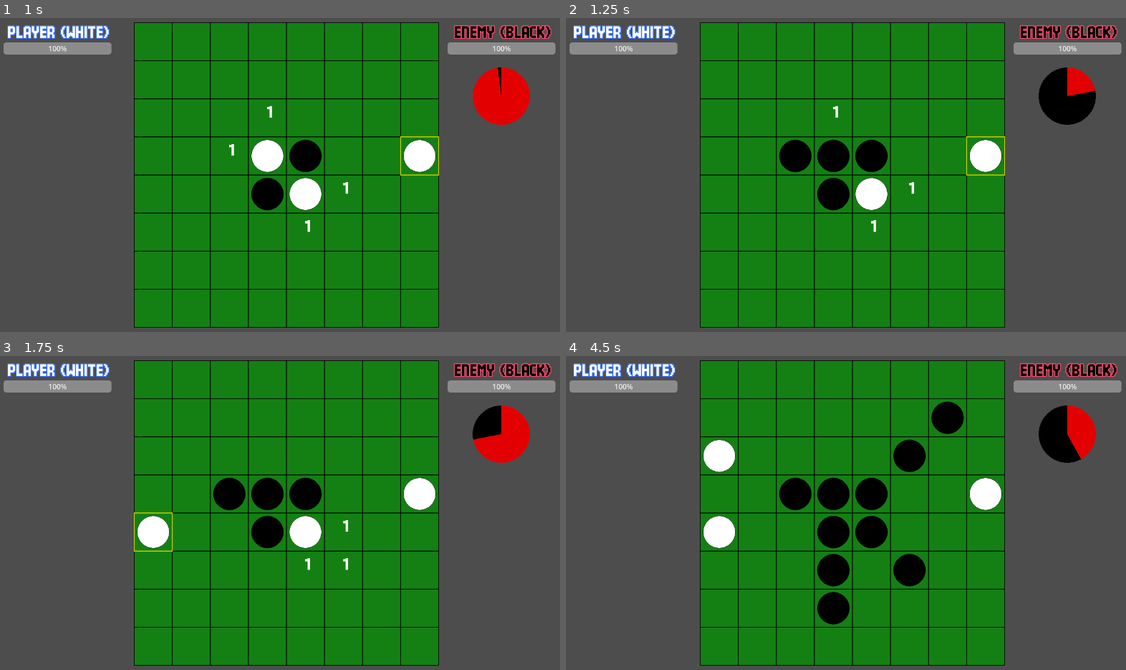
Above: before the commit, frames 1-4 (two rows, left to right).
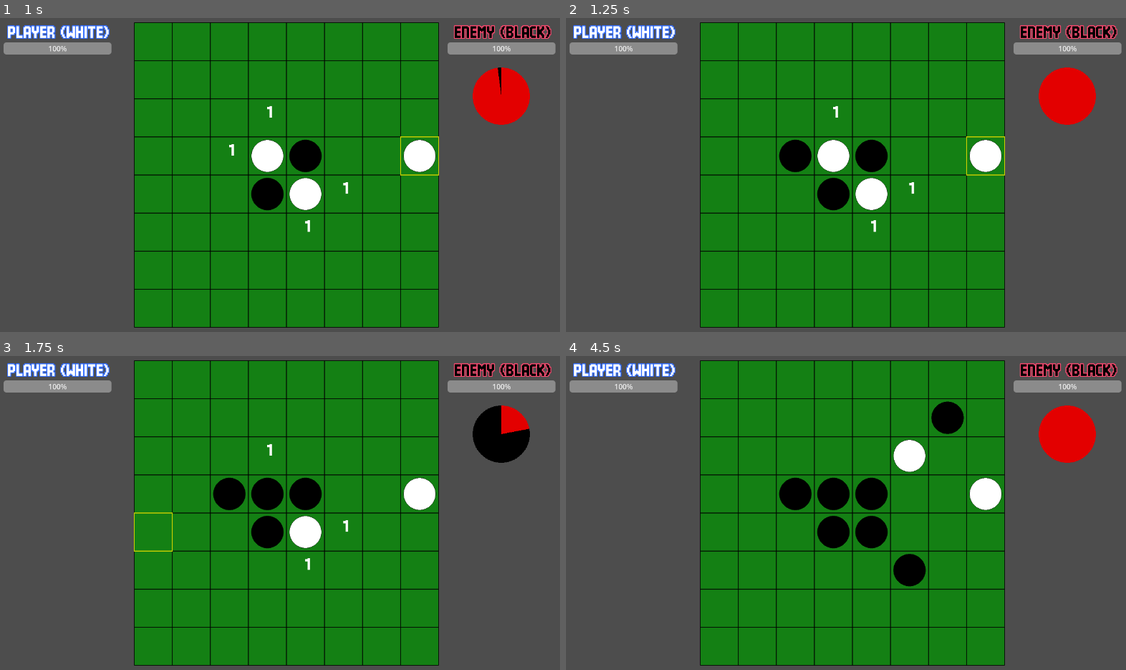
Above: after the commit, the same moments.

Repository: syun77/gd_realtime_reversi
Game: Godot game, scene res://src/scenes/Main.tscn
The game is run twice, just before and just after one commit, with the same random seed, the same clock (stepped at 60 frames per second) and the same inputs.
Inputs (mouse positions are in pixels of both pictures, inside the frame that each line leads up to):
- Up to frame 1 (1 s): move the mouse to (414, 159) at 0.52 s; click (414, 159) at 0.6 s
- Up to frame 2 (1.25 s): no input
- Up to frame 3 (1.75 s): move the mouse to (173, 528) at 1.27 s; click (173, 528) at 1.35 s
- Up to frame 4 (4.5 s): move the mouse to (907, 440) at 2.02 s; click (907, 440) at 2.1 s; move the mouse to (823, 578) at 2.77 s; click (823, 578) at 2.85 s; move the mouse to (1025, 560) at 3.52 s; click (1025, 560) at 3.6 s; move the mouse to (678, 465) at 4.27 s; click (678, 465) at 4.35 s

Frame 1 is identical in both runs. In frame 2, 1.6% of the frame differs, in the area x 44-95%, y 15-50%; in frame 3, 1.3%; in frame 4, 3.2%, in the area x 24-93%, y 15-86%.

Commit message:
敵の手番を実装中

Diff:
--- /dev/null
+++ b/gd-realtime-reversi/src/objects/Particle.gd
@@ -0,0 +1,72 @@
+extends Sprite2D
+# ================================================
+# パーティクルクラス.
+# ================================================
+class_name Particle
+
+const IMG_RING = preload("res://assets/images/ring.png") # リングのテクスチャ.
+const IMG_CIRCLE = preload("res://assets/images/circle.png") # 円のテクスチャ.
+
+enum eType {
+	RING, # リング.
+	CIRCLE, # 円.
+}
+
+var _type := eType.RING # パーティクルの種類.
+var _timer := 0.0 # タイマー.
+var _duration := 1.0 # パーティクルの持続時間.
+var _velocity := Vector2.ZERO # 速度.
+var _decay := 0.97 # 速度減衰率.
+var _color := Color(1, 1, 1, 1) # 色.
+var _base_scale := 1.0 # 基本スケール値.
+var _max_scale := 1.0 # 最大拡大スケール値.
+
+# 速度設定.
+func set_velocity(deg: float, speed: float, decay: float) -> void:
+	var rad := deg_to_rad(deg)
+	_velocity = Vector2(cos(rad), -sin(rad)) * speed
+	_decay = decay
+
+# 最大拡大スケール値の設定.
+func set_max_scale(max_scale: float) -> void:
+	_max_scale = max_scale
+
+# セットアップ.
+func setup(type: eType, duration: float, pos: Vector2, sc: float, color: Color) -> void:
+	_type = type
+	position = pos
+	_color = color
+	_duration = duration
+	_timer = 0.0
+	_base_scale = sc
+	scale = Vector2.ONE * _base_scale
+
+func _ready() -> void:
+	# 初期化処理.
+	match _type:
+		eType.RING:
+			texture = IMG_RING # リングのテクスチャ.
+		eType.CIRCLE:
+			texture = IMG_CIRCLE # 円のテクスチャ.
+
+func _get_rate() -> float:
+	return _timer / _duration
+
+func _process(delta: float) -> void:
+	_timer += delta
+	if _timer >= _duration:
+		queue_free() # パーティクルの寿命が尽きたら削除
+		return
+
+	# 位置の更新.
+	_velocity *= _decay # 速度の減衰.
+	position += _velocity * delta
+
+	match _type:
+		eType.RING:
+			var d = _max_scale - _base_scale
+
+			scale = Vector2.ONE * Easing.expo_out(d * _get_rate()) # 拡大.
+			modulate.a = 1.0 - _get_rate() # 徐々に透明に.
+		_:
+			pass
--- /dev/null
+++ b/gd-realtime-reversi/src/objects/Particle.tscn
@@ -0,0 +1,8 @@
+[gd_scene format=3 uid="uid://cj81dut0kmtmo"]
+
+[ext_resource type="Texture2D" uid="uid://o7bfs6f7i854" path="res://assets/images/ring.png" id="1_2qke0"]
+[ext_resource type="Script" uid="uid://bf12obovpcl8l" path="res://src/objects/Particle.gd" id="2_t3rxp"]
+
+[node name="Particle" type="Sprite2D" unique_id=766349239]
+texture = ExtResource("1_2qke0")
+script = ExtResource("2_t3rxp")
--- a/gd-realtime-reversi/src/scenes/Main.gd
+++ b/gd-realtime-reversi/src/scenes/Main.gd
@@ -22,6 +22,7 @@
 
 var _state := StateObj.new() # 状態オブジェクト.
 var _turn := Disc.eType.WHITE # 現在のターン.
+var _enemy_place_pos := Vector2i.ZERO
 
 # 開始.
 func _ready() -> void:
@@ -104,9 +105,15 @@
 		ret.shuffle() # 置ける場所をランダムにシャッフル.
 		var pos := ret[0] # 最初の場所を選択.
 		_board.place_disc(pos.x, pos.y, TYPE_ENEMY) # 石を配置.
+		_enemy_place_pos = pos # 敵が石を置いた場所を保存.
+		return
+
+	if _state.get_timer() > 0.5: # 石を置いてから0.5秒後にひっくり返す.
+		var pos = _enemy_place_pos
 		var list = _board.calc_flip_positions(pos.x, pos.y, TYPE_ENEMY) # 置いた石を基準に盤面の石をひっくり返す.
 		for pos2 in list:
 			_board.place_disc(pos2.x, pos2.y, TYPE_ENEMY) # 石を配置（ひっくり返す）
+
 		Common.reset_enemy_atb() # 敵のATBゲージをリセット.
 		_state.change(eState.MAIN) # プレイヤーのターンに移行
 
--- /dev/null
+++ b/gd-realtime-reversi/src/utils/Easing.gd
@@ -0,0 +1,279 @@
+# ===================================
+# イージング関数定義
+# ===================================
+class_name Easing
+
+enum eType {
+	LINEAR, # 線形
+	QUAD_IN,   # 二次関数
+	QUAD_OUT,
+	QUAD_INOUT,
+	CUBE_IN,   # 三次関数
+	CUBE_OUT,
+	CUBE_INOUT,
+	QUART_IN,  # 四次関数
+	QUART_OUT,
+	QUART_INOUT,
+	QUINT_IN,  # 五次関数
+	QUINT_OUT,
+	QUINT_INOUT,
+	SMOOTH_STEP_IN,   # スムーズ曲線
+	SMOOTH_STEP_OUT,
+	SMOOTH_STEP_INOUT,
+	SMOOTHER_STEP_IN, # よりスムーズな曲線
+	SMOOTHER_STEP_OUT,
+	SMOOTHER_STEP_INOUT,
+	SIN_IN,    # SIN関数
+	SIN_OUT,
+	SIN_INOUT,
+	BOUNCE_IN, # バウンス
+	BOUNCE_OUT,
+	BOUNCE_INOUT,
+	CIRC_IN,   # サークル
+	CIRC_OUT,
+	CIRC_INOUT,
+	EXPO_IN,   # 指数関数
+	EXPO_OUT,
+	EXPO_INOUT,
+	BACK_IN,   # バック
+	BACK_OUT,
+	BACK_INOUT,
+	ELASTIC_IN, # 弾力関数
+	ELASTIC_OUT,
+	ELASTIC_INOUT,
+}
+
+# 一次関数
+static func linear(t:float) -> float:
+	return t
+
+# 二次関数
+static func quad_in(t:float) -> float:
+	return t * t
+static func quad_out(t:float) -> float:
+	return -t * (t - 2)
+static func quad_in_out(t:float) -> float:
+	if t <= 0.5:
+		return t * t * 2
+	else:
+		return 1 - (t - 1) * (t - 1) * 2
+
+# 三次関数
+static func cube_in(t:float) -> float:
+	return t * t * t
+static func cube_out(t:float) -> float:
+	return 1 + (t - 1) * (t - 1) * (t - 1)
+static func cube_in_out(t:float) -> float:
+	if t <= 0.5:
+		return t * t * t * 4
+	else :
+		return 1 + (t - 1) * (t - 1) * (t - 1) * 4
+
+# 四次関数
+static func quart_in(t:float) -> float:
+	return t * t * t * t
+static func quart_out(t:float) -> float:
+	return 1 - (t - 1) * (t - 1) * (t - 1) * (t - 1)
+static func quart_in_out(t:float) -> float:
+	if t <= 0.5:
+		return t * t * t * t * 8
+	else:
+		t = t * 2 - 2
+		return (1 - t * t * t * t) / 2 + 0.5
+
+# 五次関数
+static func quint_in(t:float) -> float:
+	return t * t * t * t * t
+static func quint_out(t:float) -> float:
+	t = t - 1
+	return t * t * t * t * t + 1
+static func quint_in_out(t:float) -> float:
+	t *= 2
+	if (t < 1):
+		return (t * t * t * t * t) / 2
+	else:
+		t -= 2
+		return (t * t * t * t * t + 2) / 2
+
+# スムーズ曲線
+static func smooth_step_in(t:float) -> float:
+	return 2 * smooth_step_in_out(t / 2)
+static func smooth_step_out(t:float) -> float:
+	return 2 * smooth_step_in_out(t / 2 + 0.5) - 1
+static func smooth_step_in_out(t:float) -> float:
+	return t * t * (t * -2 + 3)
+
+# よりスムーズな曲線
+static func smoother_step_in(t:float) -> float:
+	return 2 * smoother_step_in_out(t / 2)
+static func smoother_step_out(t:float) -> float:
+	return 2 * smoother_step_in_out(t / 2 + 0.5) - 1
+static func smoother_step_in_out(t:float) -> float:
+	return t * t * t * (t * (t * 6 - 15) + 10)
+
+# SIN関数(0〜90度)
+static func sine_in(t:float) -> float:
+	return -cos(PI/2 * t) + 1
+static func sine_out(t:float) -> float:
+	return sin(PI/2 * t)
+static func sine_in_out(t:float) -> float:
+	return -cos(PI * t) / 2 + .5
+
+
+# バウンス関数
+const B1 = 1 / 2.75
+const B2 = 2 / 2.75
+const B3 = 1.5 / 2.75
+const B4 = 2.5 / 2.75
+const B5 = 2.25 / 2.75
+const B6 = 2.625 / 2.75
+static func bounce_in(t:float) -> float:
+	t = 1 - t
+	if (t < B1): return 1 - 7.5625 * t * t
+	if (t < B2): return 1 - (7.5625 * (t - B3) * (t - B3) + .75)
+	if (t < B4): return 1 - (7.5625 * (t - B5) * (t - B5) + .9375)
+
+	return 1 - (7.5625 * (t - B6) * (t - B6) + .984375)
+
+static func bounce_out(t:float) -> float:
+	if (t < B1): return 7.5625 * t * t
+	if (t < B2): return 7.5625 * (t - B3) * (t - B3) + .75
+	if (t < B4): return 7.5625 * (t - B5) * (t - B5) + .9375
+
+	return 7.5625 * (t - B6) * (t - B6) + .984375
+
+static func bounce_in_out(t:float) -> float:
+	if (t < .5):
+		t = 1 - t * 2
+		if (t < B1): return (1 - 7.5625 * t * t) / 2
+		if (t < B2): return (1 - (7.5625 * (t - B3) * (t - B3) + .75)) / 2
+		if (t < B4): return (1 - (7.5625 * (t - B5) * (t - B5) + .9375)) / 2
+
+		return (1 - (7.5625 * (t - B6) * (t - B6) + .984375)) / 2
+	else:
+		t = t * 2 - 1
+		if (t < B1): return (7.5625 * t * t) / 2 + .5
+		if (t < B2): return (7.5625 * (t - B3) * (t - B3) + .75) / 2 + .5
+		if (t < B4): return (7.5625 * (t - B5) * (t - B5) + .9375) / 2 + .5
+
+		return (7.5625 * (t - B6) * (t - B6) + .984375) / 2 + .5
+
+# 円
+static func circ_in(t:float) -> float:
+	return -(sqrt(1 - t * t) - 1)
+static func circ_out(t:float) -> float:
+	return sqrt(1 - (t - 1) * (t - 1))
+static func circ_in_out(t:float) -> float:
+	if t <= .5:
+		return (sqrt(1 - t * t * 4) - 1) / -2
+	else:
+		return (sqrt(1 - (t * 2 - 2) * (t * 2 - 2)) + 1) / 2
+
+# 指数関数
+static func expo_in(t:float) -> float:
+	return pow(2, 10 * (t - 1))
+static func expo_out(t:float) -> float:
+	return -pow(2, -10*t) + 1
+static func expo_in_out(t:float) -> float:
+	if t < .5:
+		return pow(2, 10 * (t * 2 - 1)) / 2
+	else:
+		return (-pow(2, -10 * (t * 2 - 1)) + 2) / 2
+
+# バック
+static func back_in(t:float) -> float:
+	return t * t * (2.70158 * t - 1.70158)
+static func back_out(t:float) -> float:
+	return 1 - (t - 1) * (t-1) * (-2.70158 * (t-1) - 1.70158)
+static func back_in_out(t:float) -> float:
+	t *= 2
+	if (t < 1):
+		return t * t * (2.70158 * t - 1.70158) / 2
+	else:
+		t -= 1
+		return (1 - (t - 1) * (t - 1) * (-2.70158 * (t - 1) - 1.70158)) / 2 + .5
+
+# 弾力関数
+const ELASTIC_AMPLITUDE = 1.0
+const ELASTIC_PERIOD = 0.4
+static func elastic_in(t:float) -> float:
+	t -= 1
+	return -(ELASTIC_AMPLITUDE * pow(2, 10 * t) * sin( (t - (ELASTIC_PERIOD / (2 * PI) * asin(1 / ELASTIC_AMPLITUDE))) * (2 * PI) / ELASTIC_PERIOD))
+static func elastic_out(t:float) -> float:
+	return (ELASTIC_AMPLITUDE * pow(2, -10 * t) * sin((t - (ELASTIC_PERIOD / (2 * PI) * asin(1 / ELASTIC_AMPLITUDE))) * (2 * PI) / ELASTIC_PERIOD) + 1)
+static func elastic_in_out(t:float) -> float:
+	if (t < 0.5):
+		t -= 0.5
+		return -0.5 * (pow(2, 10 * t) * sin((t - (ELASTIC_PERIOD / 4)) * (2 * PI) / ELASTIC_PERIOD))
+	else:
+		t -= 0.5
+		return pow(2, -10 * t) * sin((t - (ELASTIC_PERIOD / 4)) * (2 * PI) / ELASTIC_PERIOD) * 0.5 + 1
+
+static func exec(type:eType, t:float) -> float:
+	var function = get_function(type)
+	return function.call(t)
+
+# @param v 0.0〜1.0
+static func step(type:eType, start:float, end:float, v:float) -> float:
+	if start == end:
+		return start # 開始と終了が同じ
+	var a = start
+	var b = end
+	if v <= 0.0:
+		# 開始より小さい
+		return start
+	if v >= 1.0:
+		# 終了より大きい
+		return end
+	var d = b - a
+	var t = v
+
+	return a + (d * exec(type, t))
+
+
+static func get_function(type:eType) -> String:
+	var tbl = {
+		eType.LINEAR: "linear", # 線形
+		eType.QUAD_IN: "quad_in",   # 二次関数
+		eType.QUAD_OUT: "quad_out",
+		eType.QUAD_INOUT: "quad_in_out",
+		eType.CUBE_IN: "cube_in",   # 三次関数
+		eType.CUBE_OUT: "cube_out",
+		eType.CUBE_INOUT: "cube_in_out",
+		eType.QUART_IN: "quart_in",  # 四次関数
+		eType.QUART_OUT: "quart_out",
+		eType.QUART_INOUT: "quart_in_out",
+		eType.QUINT_IN: "quint_in",  # 五次関数
+		eType.QUINT_OUT: "quint_out",
+		eType.QUINT_INOUT: "quint_in_out",
+		eType.SMOOTH_STEP_IN: "smooth_step_in",   # スムーズ曲線
+		eType.SMOOTH_STEP_OUT: "smooth_step_out",
+		eType.SMOOTH_STEP_INOUT: "smooth_step_in_out",
+		eType.SMOOTHER_STEP_IN: "smoother_step_in", # よりスムーズな曲線
+		eType.SMOOTHER_STEP_OUT: "smoother_step_out",
+		eType.SMOOTHER_STEP_INOUT: "smoother_step_in_out",
+		eType.SIN_IN: "sine_in",    # SIN関数
+		eType.SIN_OUT: "sine_out",
+		eType.SIN_INOUT: "sine_in_out",
+		eType.BOUNCE_IN: "bounce_in", # バウンス
+		eType.BOUNCE_OUT: "bounce_out",
+		eType.BOUNCE_INOUT: "bounce_in_out",
+		eType.CIRC_IN: "circ_in",   # サークル
+		eType.CIRC_OUT: "circ_out",
+		eType.CIRC_INOUT: "circ_in_out",
+		eType.EXPO_IN: "expo_in",   # 指数関数
+		eType.EXPO_OUT: "expo_out",
+		eType.EXPO_INOUT: "expo_in_out",
+		eType.BACK_IN: "back_in",   # バック
+		eType.BACK_OUT: "back_out",
+		eType.BACK_INOUT: "back_inout",
+		eType.ELASTIC_IN: "elastic_in", # 弾力関数
+		eType.ELASTIC_OUT: "elastic_out",
+		eType.ELASTIC_INOUT: "elastic_in_out",
+	}
+
+	if tbl.has(type):
+		return tbl[type]
+	else:
+		print("未定義のイージング関数: %d"%type)
+		return "linear"
Binary file added: gd-realtime-reversi/assets/images/circle.png
Not shown, added: gd-realtime-reversi/assets/images/circle.png.import
Binary file added: gd-realtime-reversi/assets/images/ring.png
Not shown, added: gd-realtime-reversi/assets/images/ring.png.import
Not shown, added: gd-realtime-reversi/src/objects/Particle.gd.uid
Not shown, added: gd-realtime-reversi/src/utils/Easing.gd.uid
